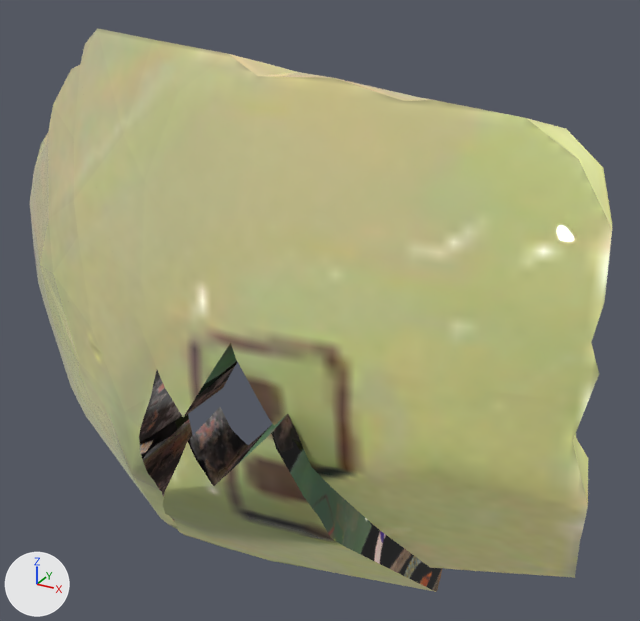
An edit to the glTF model obj/Ceramic018.gltf, drawn before and after from the same camera.
Camera for both pictures: a 50 mm camera at (0.3013, -0.0672, -0.4175) aimed at (0.2286, 0.0651, -0.4837). Arrows for +X, +Y and +Z are at lower left; the lights stay in place. Where no turn or scale is listed for an object, it has been applied to the vertices.

Script lines for the objects in view, before the commit:
```python
ob_ceramic018 = bpy.data.objects.new('Ceramic018', me_plane_060)
ob_ceramic018.location = (0.2216, 0.0482, -0.5162)
ob_ceramic018_001 = bpy.data.objects.new('Ceramic018_001', me_plane_154)
ob_ceramic018_001.location = (0.2186, 0.0445, -0.4593)
ob_ceramic018_002 = bpy.data.objects.new('Ceramic018_002', me_plane_155)
ob_ceramic018_002.location = (0.2555, 0.0468, -0.4918)
ob_ceramic018_003 = bpy.data.objects.new('Ceramic018_003', me_plane_156)
ob_ceramic018_003.location = (0.1929, 0.0518, -0.5034)
ob_ceramic018_004 = bpy.data.objects.new('Ceramic018_004', me_plane_157)
ob_ceramic018_004.location = (0.2601, 0.0456, -0.4619)
ob_ceramic018_005 = bpy.data.objects.new('Ceramic018_005', me_plane_158)
ob_ceramic018_005.location = (0.1876, 0.051, -0.4669)
```
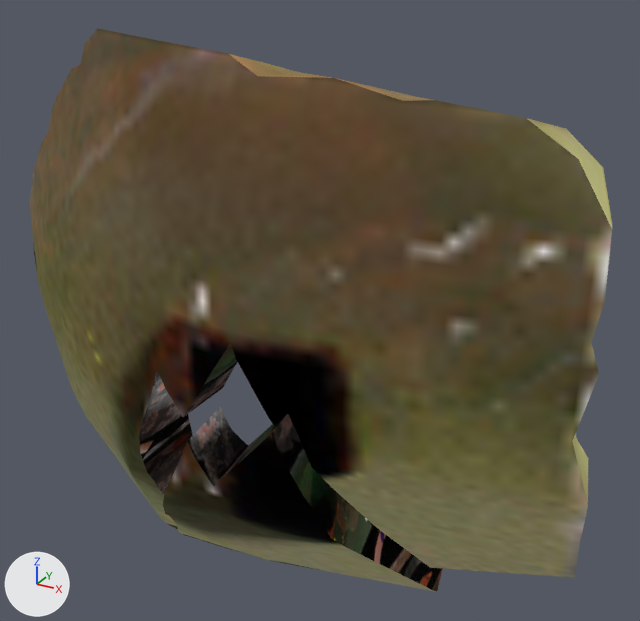
Boxes [x1, y1, x2, y2] around the edits, measured in the pictures (640 x 621 px):
'Ceramic018_004', recoloured (beige to brown)
    both: [236, 99, 612, 403]
'Ceramic018_001', recoloured (beige to brown)
    both: [80, 28, 428, 417]
'Ceramic018_002', recoloured (beige to yellow)
    both: [231, 336, 588, 578]
'Ceramic018', recoloured
    both: [163, 414, 443, 592]
'Ceramic018_003', recoloured (beige to yellow)
    both: [34, 255, 193, 529]
'Ceramic018_005', recoloured (beige to brown)
    both: [30, 65, 144, 337]

What changed in the scene script:
```text
Add mat_harrow:
    mat_harrow = bpy.data.materials.new('Harrow')
    # colours: black #000000
    # uses the picture img_branalp_diffuse_baked_jpg
Change me_plane_060:
    where me_plane_060.from_pydata(...)  # 97 vertices, 190 faces; spans x -0.0318..0.0317, y -0.0191..0.0347, z -0.0394..0.03
    remove me_plane_060.materials.append(mat_branalp)
    add me_plane_060.materials.append(mat_harrow)
Change me_plane_154:
    where me_plane_154.from_pydata(...)  # 83 vertices, 162 faces; spans x -0.0302..0.0368, y -0.0126..0.0165, z -0.0331..0.0252
    remove me_plane_154.materials.append(mat_branalp)
    add me_plane_154.materials.append(mat_harrow)
Change me_plane_155:
    where me_plane_155.from_pydata(...)  # 62 vertices, 120 faces; spans x -0.0239..0.0284, y -0.015..0.0295, z -0.0416..0.0174
    remove me_plane_155.materials.append(mat_branalp)
    add me_plane_155.materials.append(mat_harrow)
Change me_plane_156:
    where me_plane_156.from_pydata(...)  # 89 vertices, 174 faces; spans x -0.0324..0.0227, y -0.0185..0.0219, z -0.0451..0.0235
    remove me_plane_156.materials.append(mat_branalp)
    add me_plane_156.materials.append(mat_harrow)
Change me_plane_157:
    where me_plane_157.from_pydata(...)  # 57 vertices, 110 faces; spans x -0.0278..0.0229, y -0.0136..0.0138, z -0.0162..0.0226
    remove me_plane_157.materials.append(mat_branalp)
    add me_plane_157.materials.append(mat_harrow)
Change me_plane_158:
    where me_plane_158.from_pydata(...)  # 58 vertices, 112 faces; spans x -0.027..0.0251, y -0.0168..0.0164, z -0.0164..0.0266
    remove me_plane_158.materials.append(mat_branalp)
    add me_plane_158.materials.append(mat_harrow)
```
